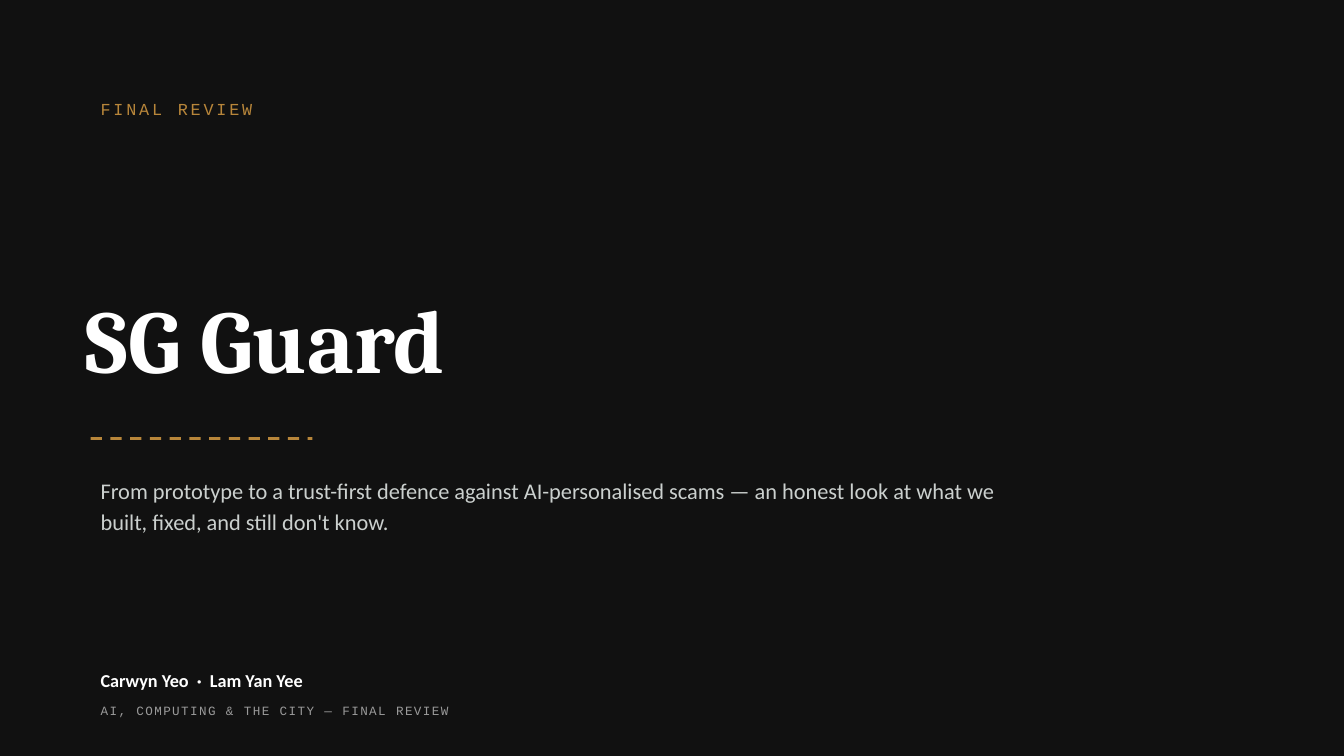
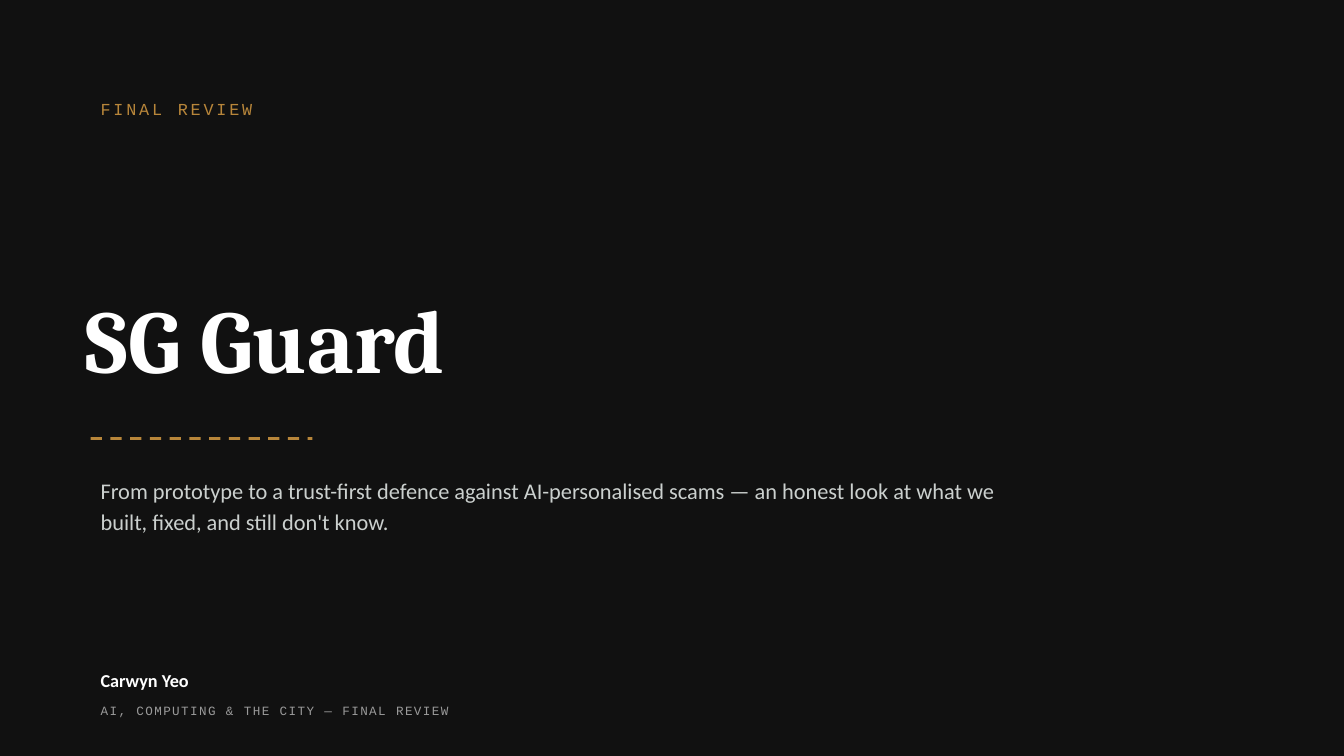
Before and after one commit to carwynyeo/SG-Guard-Web-APP, a slide deck: slide 1 of SG_Guard_Final_Review.pptx. Drawn at 1344x756 pixels with LibreOffice and Linux fonts; fonts in the diff are those of the drawing. Boxes give left, top, right and bottom in pixels: in the first picture for what was removed or moved away, otherwise in the second. Text is boxed around its words. In the diff, an @@ line names an element or a change of style, - is before the commit and + after.

```diff
--- a/SG_Guard_Final_Review.pptx
+++ b/SG_Guard_Final_Review.pptx
@@ text at (x1=101, y1=675, x2=189, y2=690): text changed @@
-Carwyn Yeo · Lam Yan Yee
+Carwyn Yeo
```
